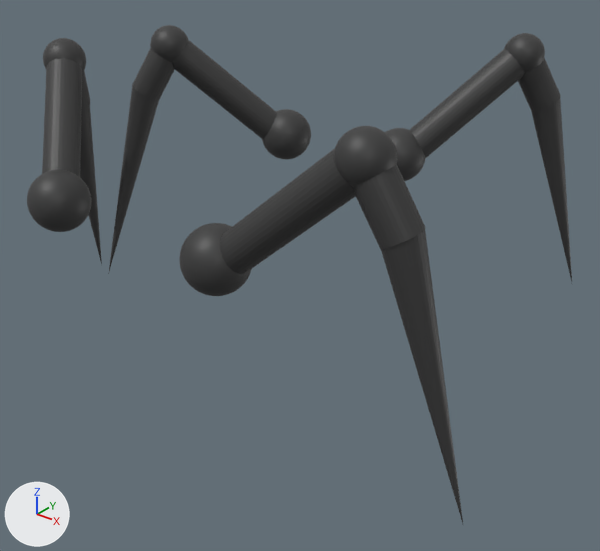
The Blender file GameDesign2URPproject/Assets/Blender/spooder.blend as it was, and as the next commit left it.
Rendered twice from a 50 mm camera at (4.1, -4.29, 2.22) aimed at (0.41, 0.32, -0.64). Arrows for +X, +Y and +Z are at lower left; the lights stay in place.

Objects in the first picture: 'Leg.001', 'Leg.002', 'Leg.003', 'Leg.004'.
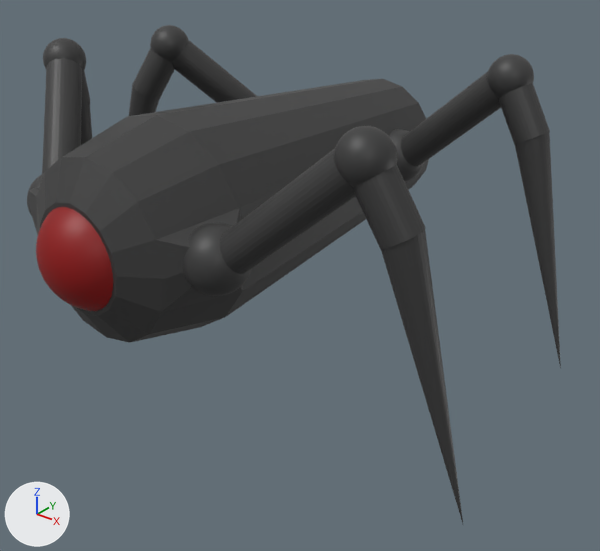
Boxes [x1, y1, x2, y2] around the edits, measured in the pictures (600 x 551 px):
'Cylinder', shown
    after: [29, 79, 429, 343]
'Leg.004', turned
    before: [385, 33, 572, 282]
    after: [389, 54, 561, 369]
'Eye', shown (red)
    after: [36, 207, 113, 311]

The edits, one by one:
Object 'Eye' (ob_eye) is now shown.
Object 'Leg.004' (ob_leg_004) turns from (0, 49, 45) to (0, 49, -7.2) degrees about x, y and z.
Object 'Cylinder' (ob_cylinder) is now shown.
